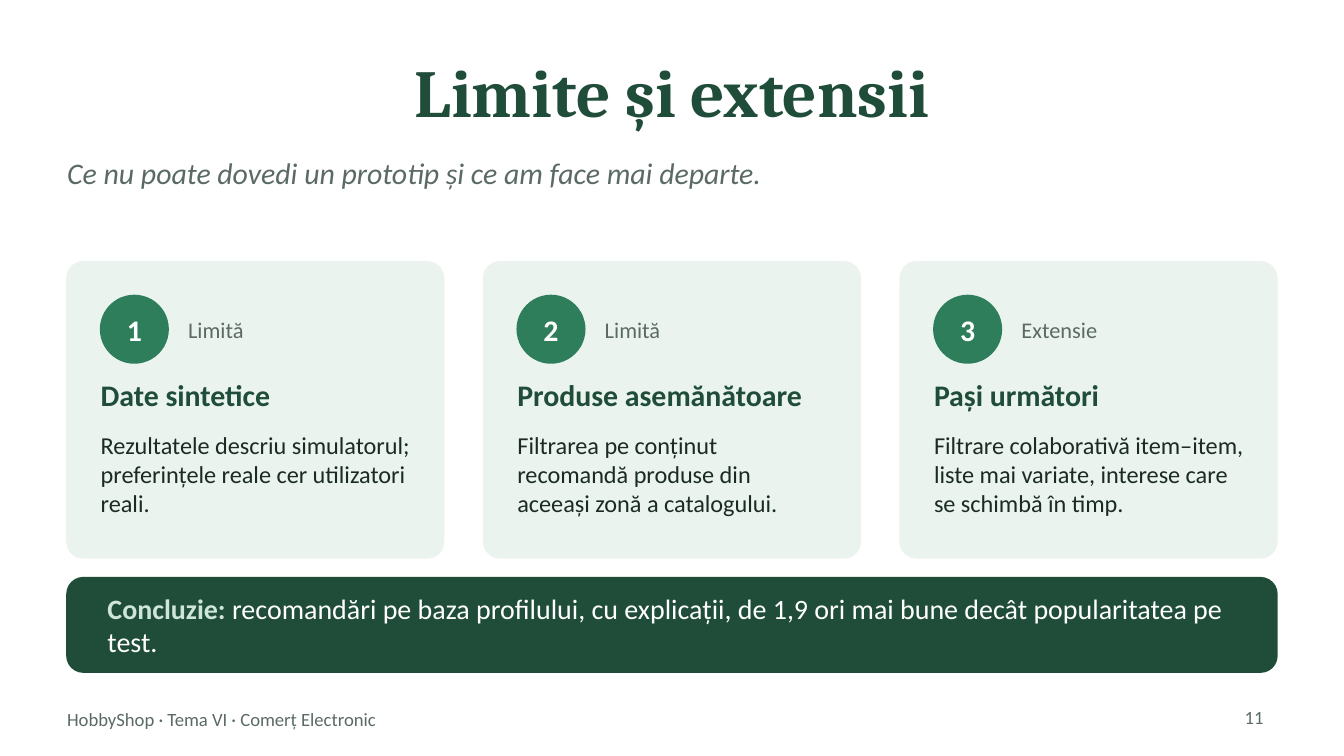
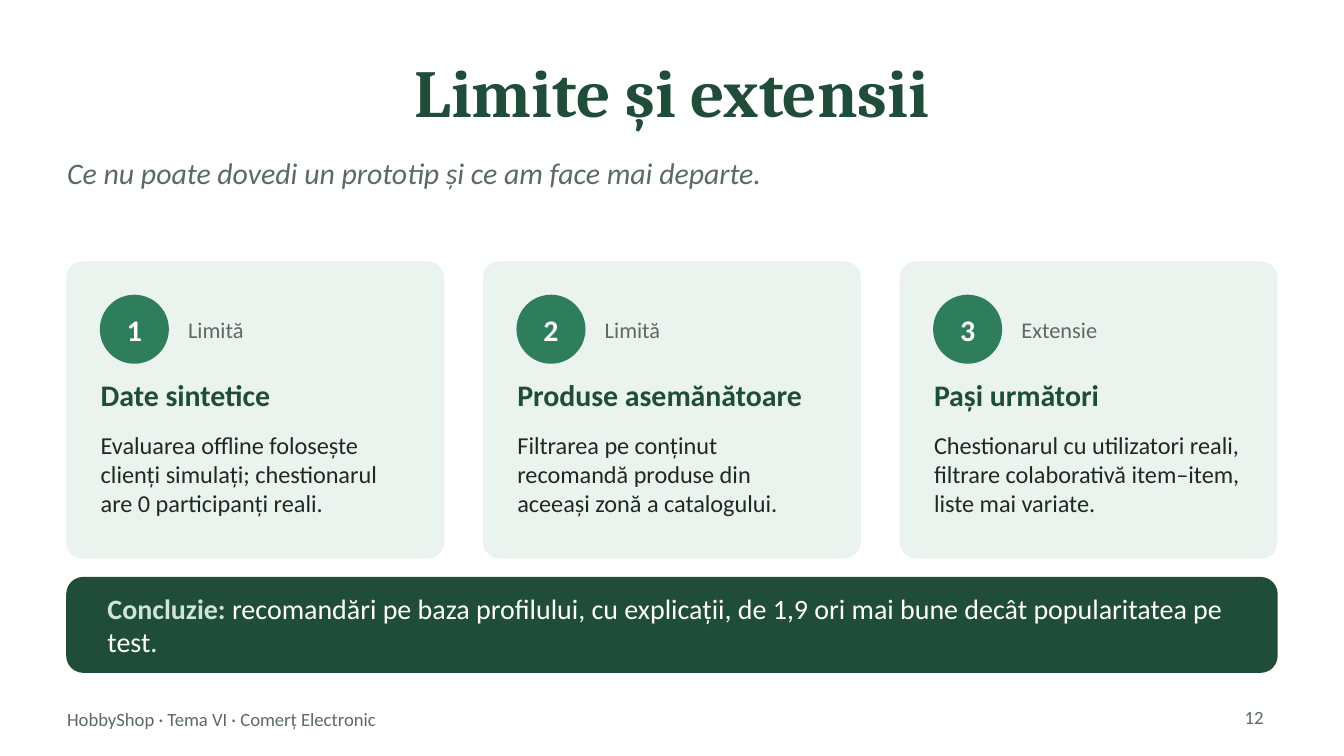
Before and after one commit to ANDYGAB04/Recomandation_System, a slide deck: slide 12 of docs/prezentare/Prezentare.pptx (slide 11 before the commit). Drawn at 1344x756 pixels with LibreOffice and Linux fonts; fonts in the diff are those of the drawing. Boxes give left, top, right and bottom in pixels: in the first picture for what was removed or moved away, otherwise in the second. Text is boxed around its words. In the diff, an @@ line names an element or a change of style, - is before the commit and + after.

Commit message:
CRI-37: analiza evaluării cu utilizatori și prezentarea actualizată
0 participanți reali; rezultatele sunt date de test, marcate ca atare.
- docs/chestionar.md: secțiunea „Rezultate” (medii, voturi, ce înseamnă)
- prezentare: slide nou „Părerea utilizatorilor”, „Limite” actualizat
- README: evaluarea cu utilizatori, pe scurt

```diff
--- a/docs/prezentare/Prezentare.pptx
+++ b/docs/prezentare/Prezentare.pptx
@@ text at (101, 437, 376, 517): text changed @@
-Rezultatele descriu simulatorul; preferințele reale cer utilizatori reali.
+Evaluarea offline folosește clienți simulați; chestionarul are 0 participanți reali.
@@ text at (934, 437, 1240, 512): text changed @@
-Filtrare colaborativă item–item, liste mai variate, interese care se schimbă în timp.
+Chestionarul cu utilizatori reali, filtrare colaborativă item–item, liste mai variate.
@@ page number at (1245, 712, 1264, 724): text changed @@
-11
+12
```
Also in this commit, not shown: 1 slide added, 2 other files.
